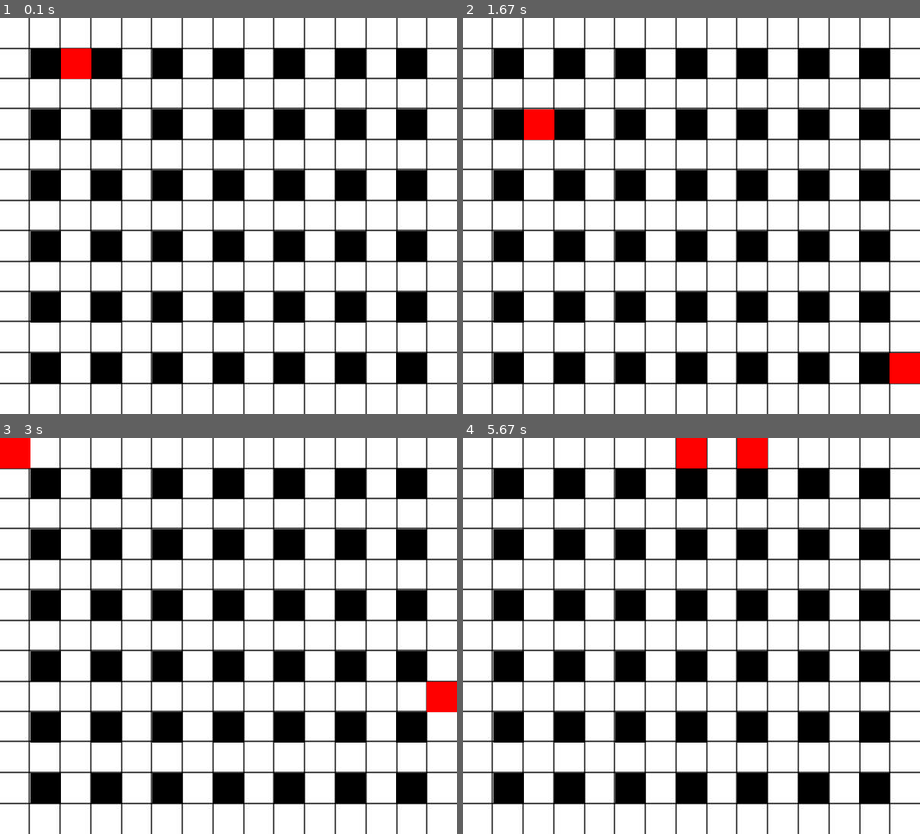
Above: before the commit, frames 1-4 (two rows, left to right).
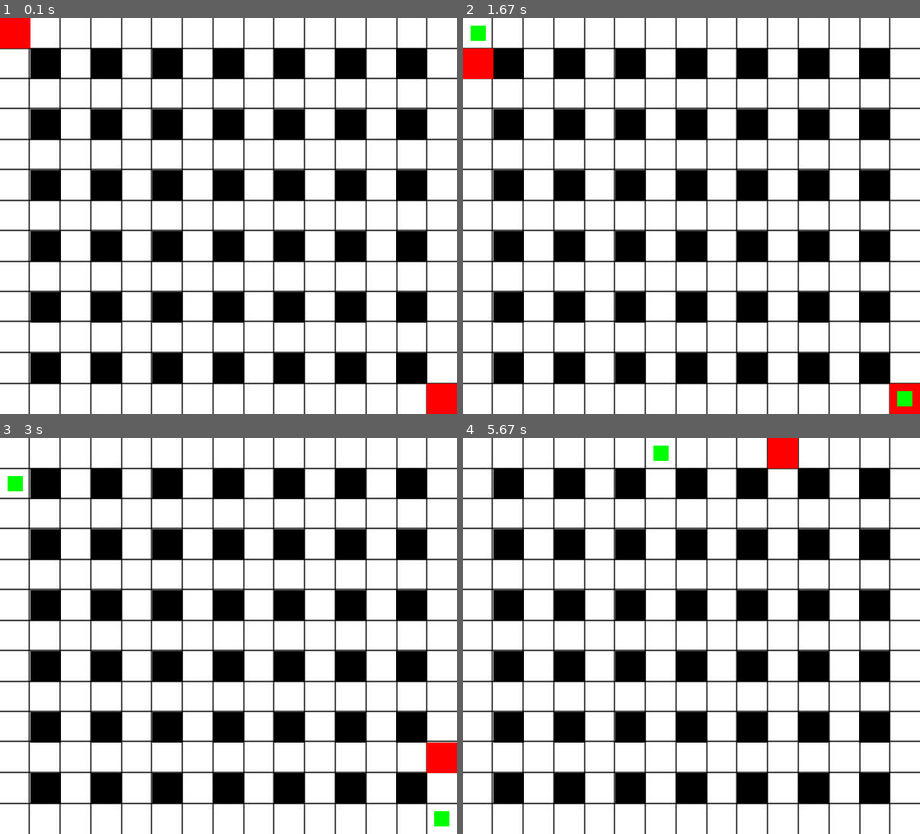
Above: after the commit, the same moments.

Repository: mcc311/bomberman
Game: pygame game, started from pygame/main.py
Same seed, same stepped clock (60 frames per second), same inputs: the game is played once before the commit and once after it.
Inputs:
- Up to frame 1 (0.1 s): no input
- Up to frame 2 (1.67 s): hold Q 0.33-0.8 s; hold Right 0.33-0.8 s; tap S at 0.83 s; hold M 1.17-1.63 s; hold Right 1.17-1.63 s
- Up to frame 3 (3 s): tap A at 1.67 s; tap Q at 2 s; hold W from 2.83 s (still down); hold Up from 2.83 s (still down)
- Up to frame 4 (5.67 s): release W at 3.3 s; release Up at 3.3 s; hold D 3.33-3.8 s; hold Up 3.33-3.8 s; hold Q 3.83-4.3 s; hold Up 3.83-4.3 s; hold Left from 5.33 s (still down)

The runs differ from the first frame. In frame 1, 1.5% of the frame differs, in the area x 0-100%, y 0-100%; in frame 2, 2.2%, in the area x 0-100%, y 1-100%; in frame 3, 1.8%; in frame 4, 1.7%.

Commit message:
Add files via upload

Diff:
--- /dev/null
+++ b/pygame/OBJECT_LIST.py
@@ -0,0 +1,34 @@
+
+
+
+class Object_loc():
+    def __init__(self):
+        self.list = []
+
+    def appendlist(self, obj_list):
+        if type(obj_list) == list:
+            for obj in obj_list:
+                self.list.append(obj)
+        else:
+            self.list.append(obj_list)
+
+    def collision_detect(self,player):
+        counter = 0
+        for obj in self.list:
+            if player.Type != obj.Type:
+                if player.direction == 'left':
+                    if player.pos_x - player.width == obj.pos_x and player.pos_y == obj.pos_y:
+                        counter += 1
+                if player.direction == 'right':
+                    if player.pos_x + player.width == obj.pos_x and player.pos_y == obj.pos_y:
+                        counter +=1
+                if player.direction == 'up':
+                    if player.pos_x == obj.pos_x and player.pos_y - player.height == obj.pos_y:
+                        counter +=1
+                if player.direction == 'down':
+                    if player.pos_x == obj.pos_x and player.pos_y + player.height == obj.pos_y:
+                        counter +=1
+        return (not counter)
+
+    def clear_list(self):
+        self.list = []
--- a/pygame/PLAYERS.py
+++ b/pygame/PLAYERS.py
@@ -8,6 +8,7 @@
         self.width = width
         self.height = height
         self.Type = Type
+        self.alive = True
         self.vel = 40
         self.counter = True
     def draw(self,windows):
@@ -30,47 +31,55 @@
 
 
 class Player1(Players):
-    def update(self,keys,bg_size):
+    def update(self,keys,bg_size,locs):
         if keys[pygame.K_a]:
             self.direction = 'left'
-            self.pos_x -= self.vel
-            if self.pos_x <= 0:
-                self.pos_x = 0
+            if locs.collision_detect(self):
+                self.pos_x -= self.vel
+                if self.pos_x <= 0:
+                    self.pos_x = 0
         if keys[pygame.K_d]:
             self.direction = 'right'
-            self.pos_x += self.vel
-            if self.pos_x >= bg_size[0] - self.width:
-                self.pos_x = bg_size[0] - self.width
+            if locs.collision_detect(self):
+                self.pos_x += self.vel
+                if self.pos_x >= bg_size[0] - self.width:
+                    self.pos_x = bg_size[0] - self.width
         if keys[pygame.K_w]:
             self.direction = 'up'
-            self.pos_y -= self.vel
-            if self.pos_y <= 0:
-                self.pos_y = 0
+            if locs.collision_detect(self):
+                self.pos_y -= self.vel
+                if self.pos_y <= 0:
+                    self.pos_y = 0
         if keys[pygame.K_s]:
             self.direction = 'down'
-            self.pos_y += self.vel
-            if self.pos_y >= bg_size[1] - self.height:
-                self.pos_y = bg_size[1] - self.height
+            if locs.collision_detect(self):
+                self.pos_y += self.vel
+                if self.pos_y >= bg_size[1] - self.height:
+                    self.pos_y = bg_size[1] - self.height
 
 class Player2(Players):
-    def update(self,keys,bg_size):
+    def update(self,keys,bg_size, locs):
         if keys[pygame.K_LEFT]:
             self.direction = 'left'
-            self.pos_x -= self.vel
-            if self.pos_x <= 0:
-                self.pos_x = 0
+            if locs.collision_detect(self):
+                self.pos_x -= self.vel
+                if self.pos_x <= 0:
+                    self.pos_x = 0
         if keys[pygame.K_RIGHT]:
             self.direction = 'right'
-            self.pos_x += self.vel
-            if self.pos_x >= bg_size[0] - 40:
-                self.pos_x = bg_size[0] - 40
+            if locs.collision_detect(self):
+                self.pos_x += self.vel
+                if self.pos_x >= bg_size[0] - 40:
+                    self.pos_x = bg_size[0] - 40
         if keys[pygame.K_UP]:
             self.direction = 'up'
-            self.pos_y -= self.vel
-            if self.pos_y <= 0:
-                self.pos_y = 0
+            if locs.collision_detect(self):
+                self.pos_y -= self.vel
+                if self.pos_y <= 0:
+                    self.pos_y = 0
         if keys[pygame.K_DOWN]:
             self.direction = 'down'
-            self.pos_y += self.vel
-            if self.pos_y >= bg_size[1] - 40:
-                self.pos_y = bg_size[1] - 40
+            if locs.collision_detect(self):
+                self.pos_y += self.vel
+                if self.pos_y >= bg_size[1] - 40:
+                    self.pos_y = bg_size[1] - 40
--- a/pygame/bomb.py
+++ b/pygame/bomb.py
@@ -3,12 +3,24 @@
 
 class Bomb:
     def __init__(self,pos_x, pos_y):
-        self.pos_x = (pos_x+20)//40 * 40
-        self.pos_y = (pos_y+20)//40 * 40
+        self.pos_x = pos_x
+        self.pos_y = pos_y
         self.timer = 0
-
+        self.Type = 'bomb'
+        self.attack_range = 1
     def draw(self,win):
         pygame.draw.rect(win, (0,255,0), (self.pos_x+10, self.pos_y + 10, 20, 20) )
+
+    def kill(self, player_list):
+        for player in player_list:
+            if  (player.pos_x == self.pos_x - 40*self.attack_range and player.pos_y == self.pos_y) or\
+                (player.pos_x == self.pos_x + 40*self.attack_range and player.pos_y == self.pos_y) or\
+                (player.pos_x == self.pos_x  and player.pos_y == self.pos_y + 40*self.attack_range) or\
+                (player.pos_x == self.pos_x  and player.pos_y == self.pos_y - 40*self.attack_range):
+                player.alive = False
+                player_list.pop(player_list.index(player))
+
+
 
 
 class Bomb_List:
@@ -20,19 +32,19 @@
         for bomb in self.list:
             bomb.draw(windows)
 
-
-
-    def clean(self,msec):
+    def clean(self,msec,player_list):
         for bomb in self.list:
             if bomb.timer >= 2000:
+                bomb.kill(player_list)
                 self.list.pop(self.list.index(bomb))
+
             else:
                 bomb.timer += msec
 
 
 class Bomb_List1(Bomb_List):
     def update(self,keys):
-        if keys[pygame.K_z]:
+        if keys[pygame.K_q]:
             if len(self.list) < 2:
                 if len(self.list):
                     for bomb in self.list:
@@ -45,7 +57,7 @@
 
 class Bomb_List2(Bomb_List):
     def update(self,keys):
-        if keys[pygame.K_SPACE]:
+        if keys[pygame.K_m]:
             if len(self.list) < 2:
                 if len(self.list):
                     for bomb in self.list:
--- a/pygame/main.py
+++ b/pygame/main.py
@@ -2,18 +2,17 @@
 import PLAYERS as pls
 import bomb as bmb
 import BOX as bx
-import FUNCTION as fnc
+import OBJECT_LIST as obj
 import json
 
 def redraw():
     windows.blit(bg,(0,0))
-    player1.draw(windows)
-    player2.draw(windows)
+    for player in players:
+        player.draw(windows)
     bomb1.draw(windows)
     bomb2.draw(windows)
     box.draw(windows)
     pygame.display.update()
-
 
 
 #########BOX##############
@@ -23,30 +22,36 @@
 box.update(box_loc)
 #########################
 
+###############Players_Setting###############
+player1 = pls.Player1(0,0,40,40,'player1')
+player2 = pls.Player2(560,480,40,40,'player2')
+players = [player1, player2]
+#############################################
+
+#########Bomb_Setting###########
+bomb1 = bmb.Bomb_List1(player1)
+bomb2 = bmb.Bomb_List2(player2)
+################################
+
+
 ######obj_List############
-obj_list = fnc.Object_loc()
-obj_list.appendlist(box.list)
-
+obj_list = obj.Object_loc()
 ##########################
-
+5
 pygame.init()
 
-msec = 50
+msec = 75
 bg_size = (600,520)
 pygame.display.set_caption("First Game")
 bg = pygame.image.load('background.jpg')
-
 windows = pygame.display.set_mode(bg_size)
-player1 = pls.Player1(80,40,40,40,'player1')
-player2 = pls.Player2(440,440,40,40,'player2')
-bomb1 = bmb.Bomb_List1(player1)
-bomb2 = bmb.Bomb_List2(player2)
 
 run = True
 ###########MAIN_Loop####################
 while run:
 
-    ########## system check ###########
+
+    ########## system check ########
     pygame.time.delay(msec)
     for event in pygame.event.get():
         if event.type == pygame.QUIT:
@@ -55,17 +60,28 @@
     keys = pygame.key.get_pressed()
     if keys[pygame.K_ESCAPE]:
         run = False
-    ###################################
+    ################################
 
-    player1.update(keys, bg_size)
-    player2.update(keys, bg_size)
-    player1.box_detect(box_loc)
-    player2.box_detect(box_loc)
+
+    ########### object check #######
+    obj_list.clear_list()
+    obj_list.appendlist(box.list)
+    obj_list.appendlist(bomb1.list)
+    obj_list.appendlist(bomb2.list)
+    obj_list.appendlist(player1)
+    obj_list.appendlist(player2)
+    ################################
+
+
+    ########## player move #########
+    player1.update(keys, bg_size, obj_list)
+    player2.update(keys, bg_size, obj_list)
+    ################################
 
 
     ##bomb
-    bomb1.clean(msec)
-    bomb2.clean(msec)
+    bomb1.clean(msec, players)
+    bomb2.clean(msec, players)
     bomb1.update(keys)
     bomb2.update(keys)
 
